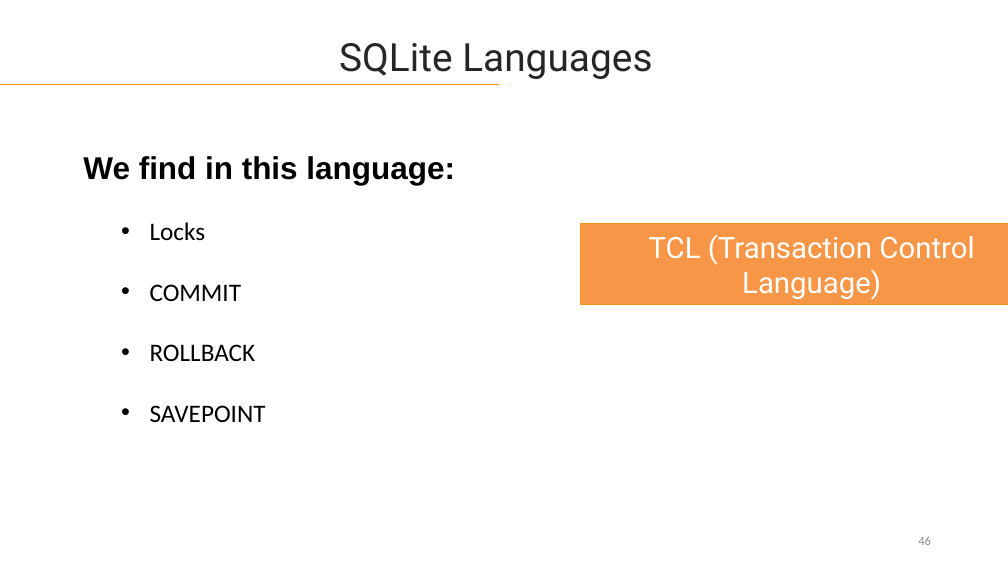
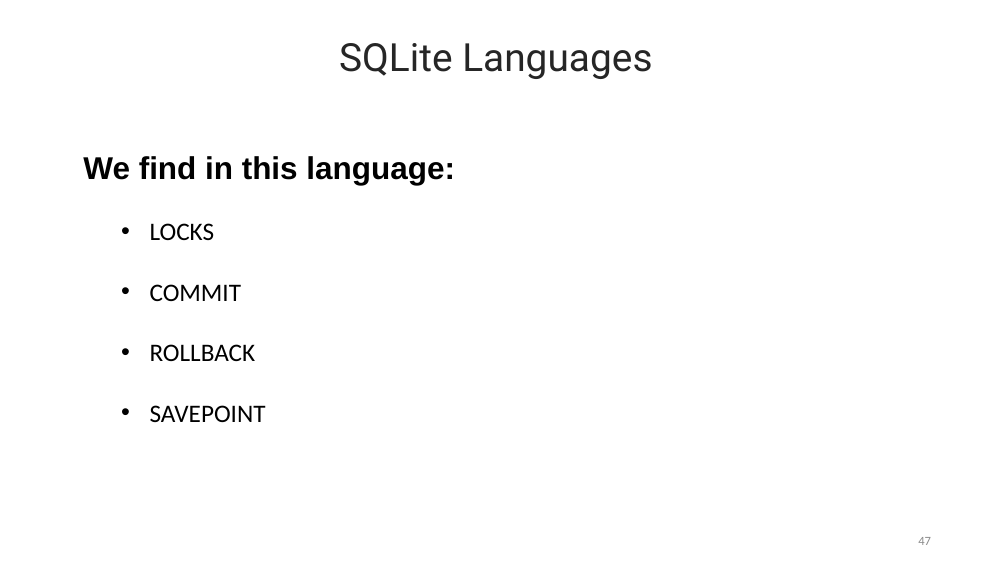
Before and after one commit to lahcenrahlaoui/Wingardium_Leviosaaaa, a slide deck: slide 47 of Presentation-projet-SQLite (1) - Copy.pptx (slide 46 before the commit). Drawn at 1008x567 pixels with LibreOffice and Linux fonts; fonts in the diff are those of the drawing. Boxes give left, top, right and bottom in pixels: in the first picture for what was removed or moved away, otherwise in the second. Text is boxed around its words. In the diff, an @@ line names an element or a change of style, - is before the commit and + after.

```diff
--- a/Presentation-projet-SQLite (1) - Copy.pptx
+++ b/Presentation-projet-SQLite (1) - Copy.pptx
@@ line removed from (0, 85) to (499, 85) @@
@@ text at <box>150,223,215,240</box>: text changed @@
-  • Locks
+  • LOCKS
@@ rectangle removed at <box>581,224,1008,305</box> @@
-TCL (Transaction Control Language)
@@ page number at <box>918,537,931,545</box>: text changed @@
-46
+47
```
Also in this commit, not shown: 27 other slides changed, 11 slides added, 10 slides removed.
